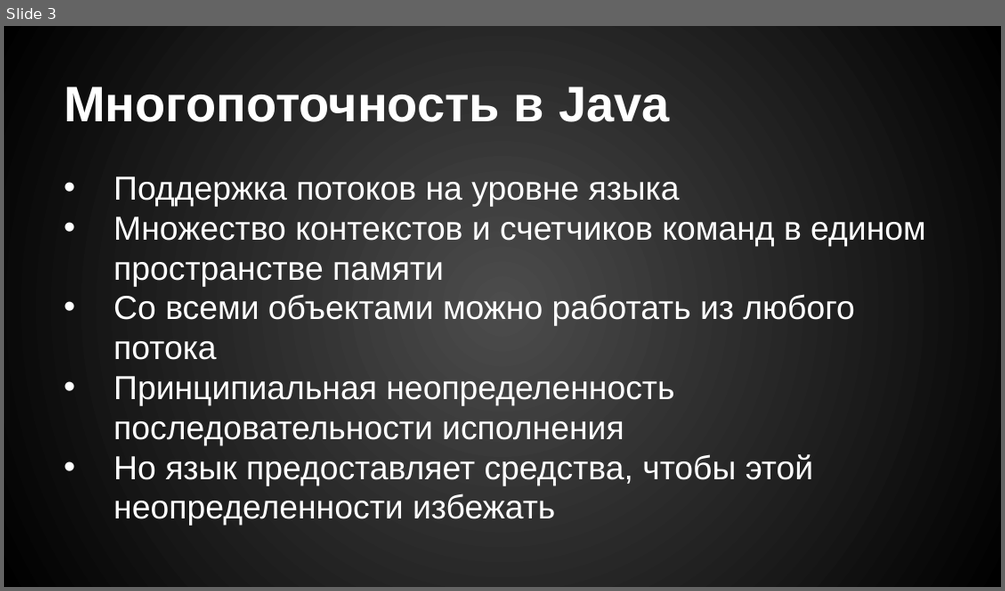
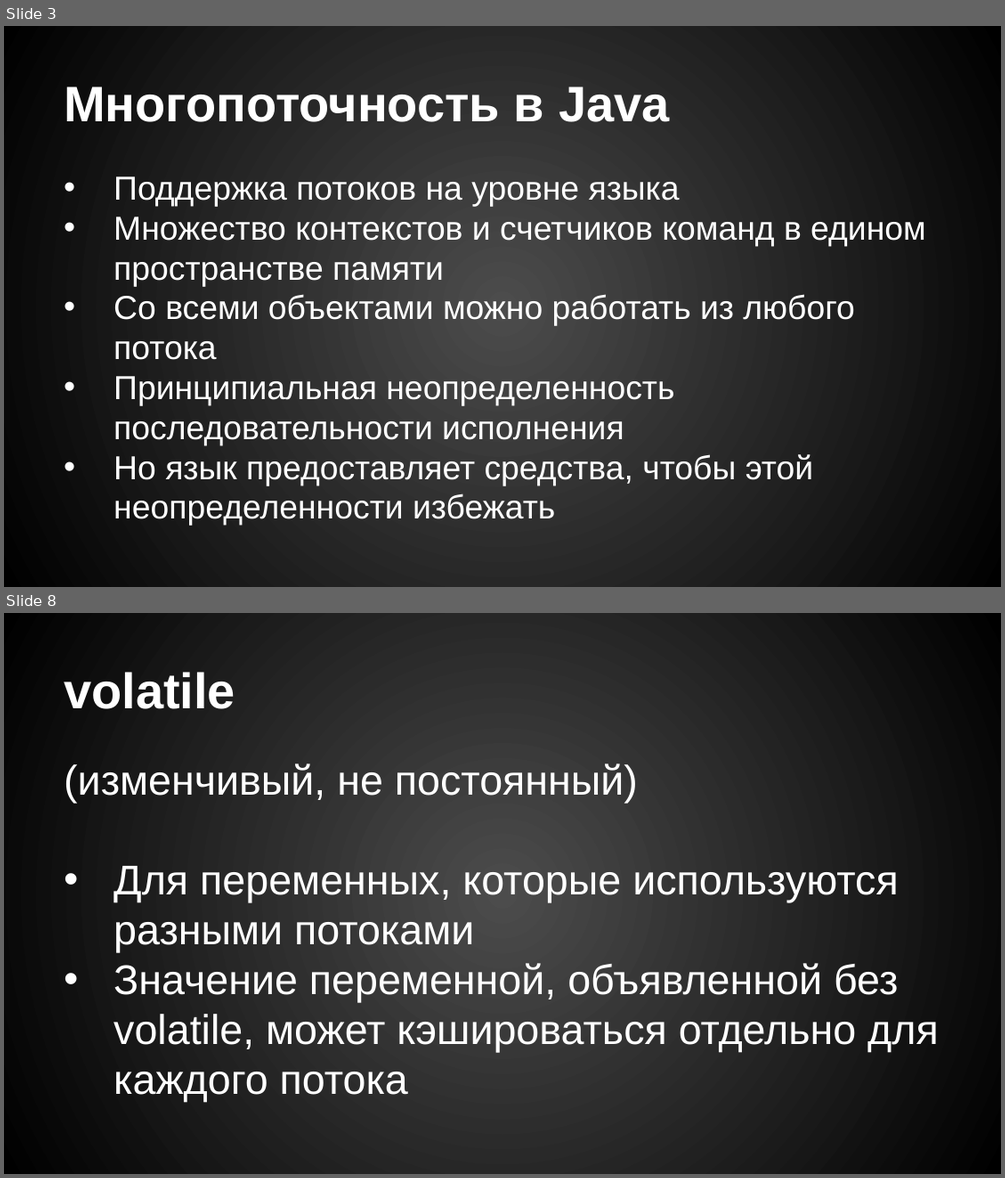
Before and after one commit to drxaos-edu/lecture-java-concurrency, a slide deck: concurrency.pptx. Shown one above the other, each under a label of ours: slide 3 before the commit, slides 3 and 8 after it; the slides between them are not shown. The pictures are 1005x591 and 1005x1178 pixels, drawn with LibreOffice and Linux fonts; fonts in the diff are those of the drawing. Boxes give left, top, right and bottom in pixels: in the first picture for what was removed or moved away, otherwise in the second. Text is boxed around its words. In the diff, an @@ line names an element or a change of style, - is before the commit and + after.

```diff
--- a/concurrency.pptx
+++ b/concurrency.pptx
@@ slide 8 added at (4,613,1001,1174), background gradient #4C4C4C to #000000 @@
@@ title added at (64,672,235,709), 36 pt, text #FFFFFF, bold @@
+volatile
@@ text added at (64,763,938,1103), 30 pt, text #FFFFFF @@
+(изменчивый, не постоянный)
+• Для переменных, которые используются разными потоками
+• Значение переменной, объявленной без volatile, может кэшироваться отдельно для каждого потока
```
Also in this commit, not shown: 3 slides changed, 12 other slides added, 1 slide removed, 3 other files.
